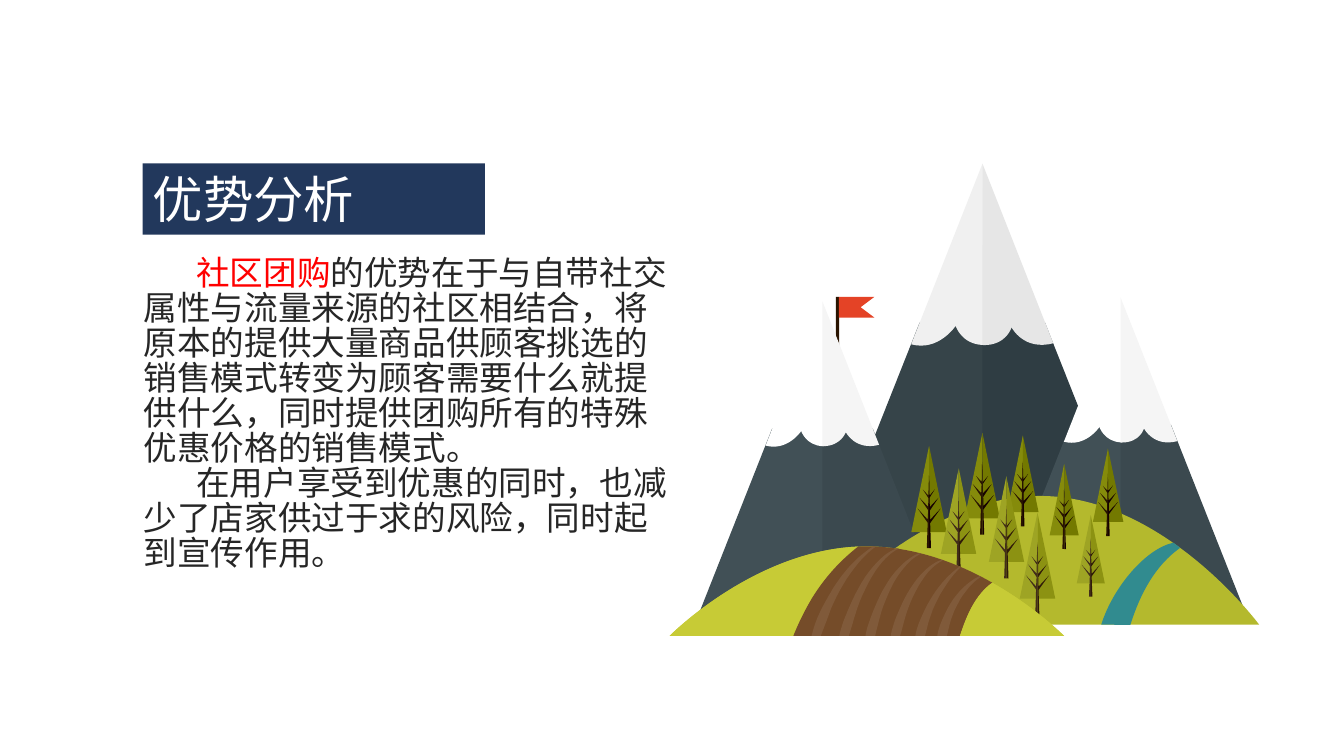
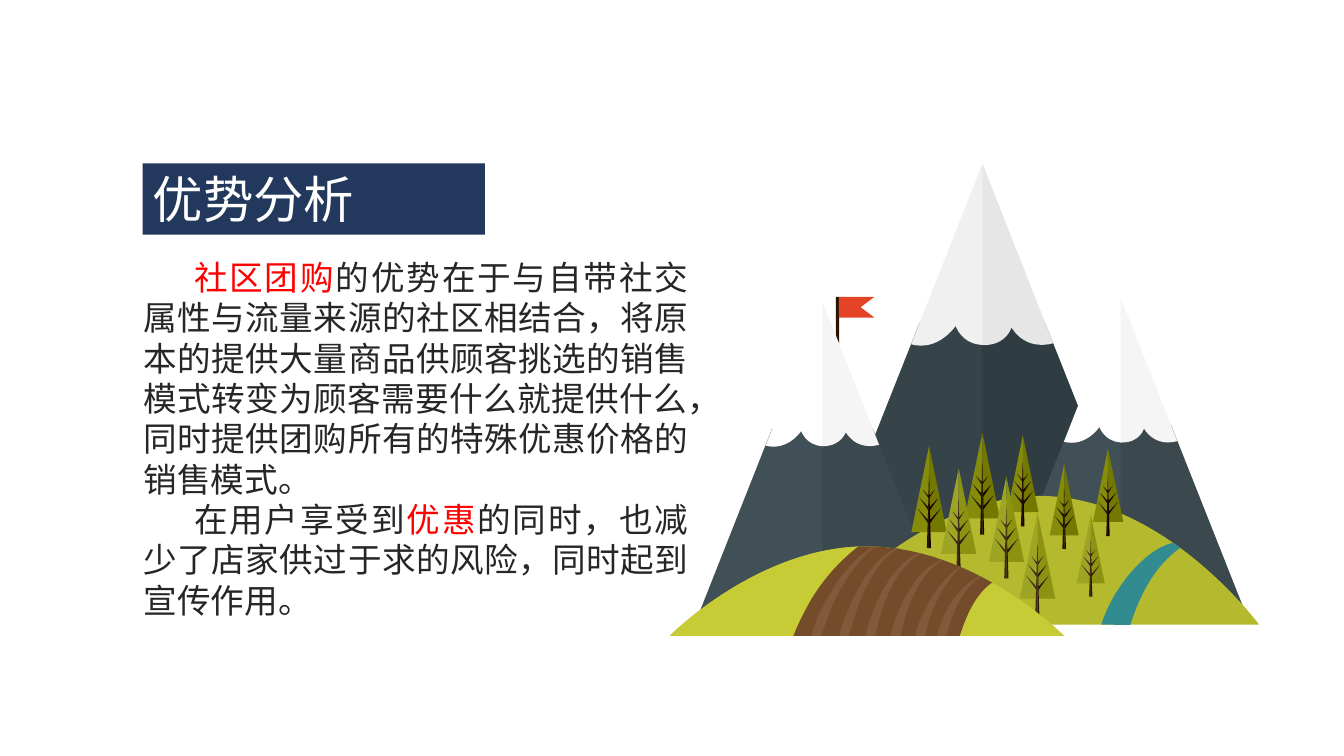
Before and after one commit to ZUCC-SRA2021-G05/Community-GB, a slide deck: slide 7 of 其他/软件项目管理原理与实践/软件项目管理原理与实践-主题确认/G05主题确认.pptx. Drawn at 1344x756 pixels with LibreOffice and Linux fonts; fonts in the diff are those of the drawing. Boxes give left, top, right and bottom in pixels: in the first picture for what was removed or moved away, otherwise in the second. Text is boxed around its words. In the diff, an @@ line names an element or a change of style, - is before the commit and + after.

```diff
--- a/其他/软件项目管理原理与实践/软件项目管理原理与实践-主题确认/G05主题确认.pptx
+++ b/其他/软件项目管理原理与实践/软件项目管理原理与实践-主题确认/G05主题确认.pptx
@@ text "社区团购的优势在于与自带社交属性与流量来源的社区相结合，将原本的提供大量商品供顾客挑选的销售模式转变为顾客需要什么就提供 ..." at (144, 261, 722, 616): text colour #262626 to #FF0000 in "在用户享受到优惠的同时，也减少了店家供过于求的风险，同时起到宣传作用。"; alignment left to justified; indent changed; line spacing 25pt to 1 @@
```
Also in this commit, not shown: 9 other slides changed, 2 slides added, 5 slides removed.
